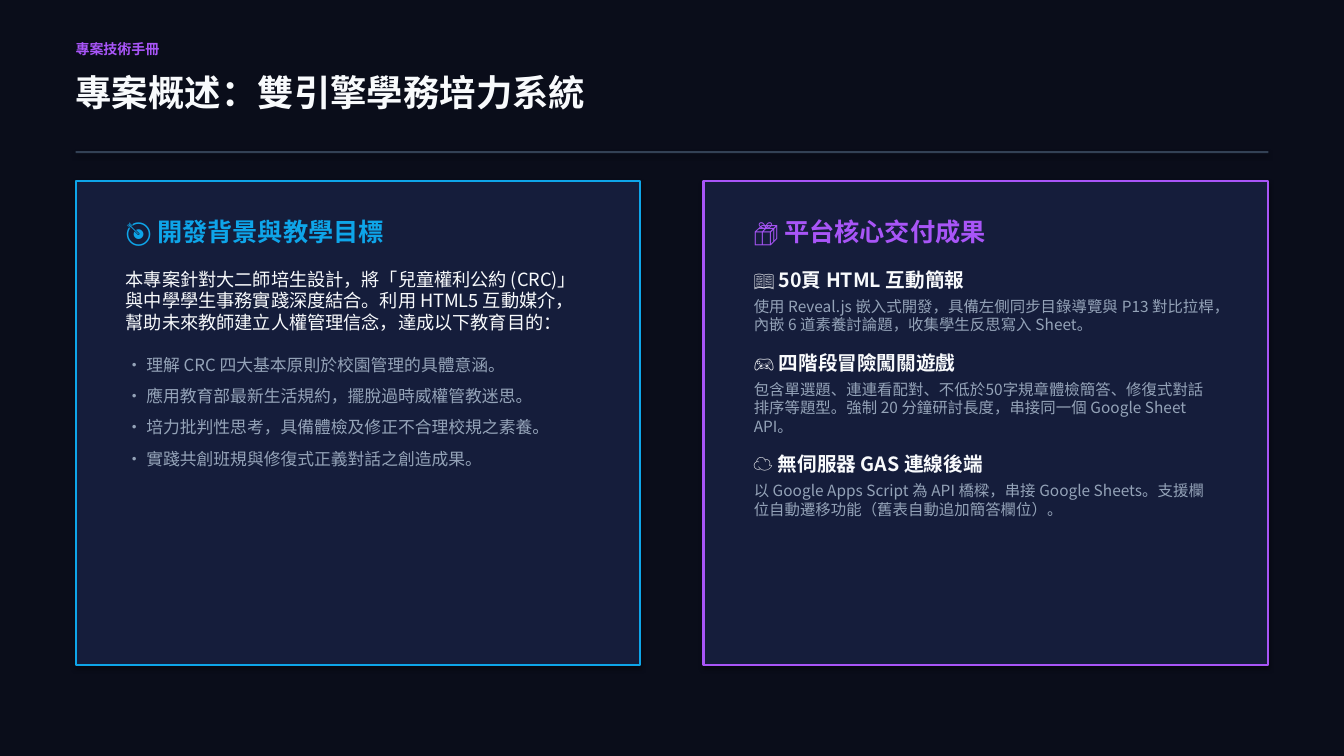
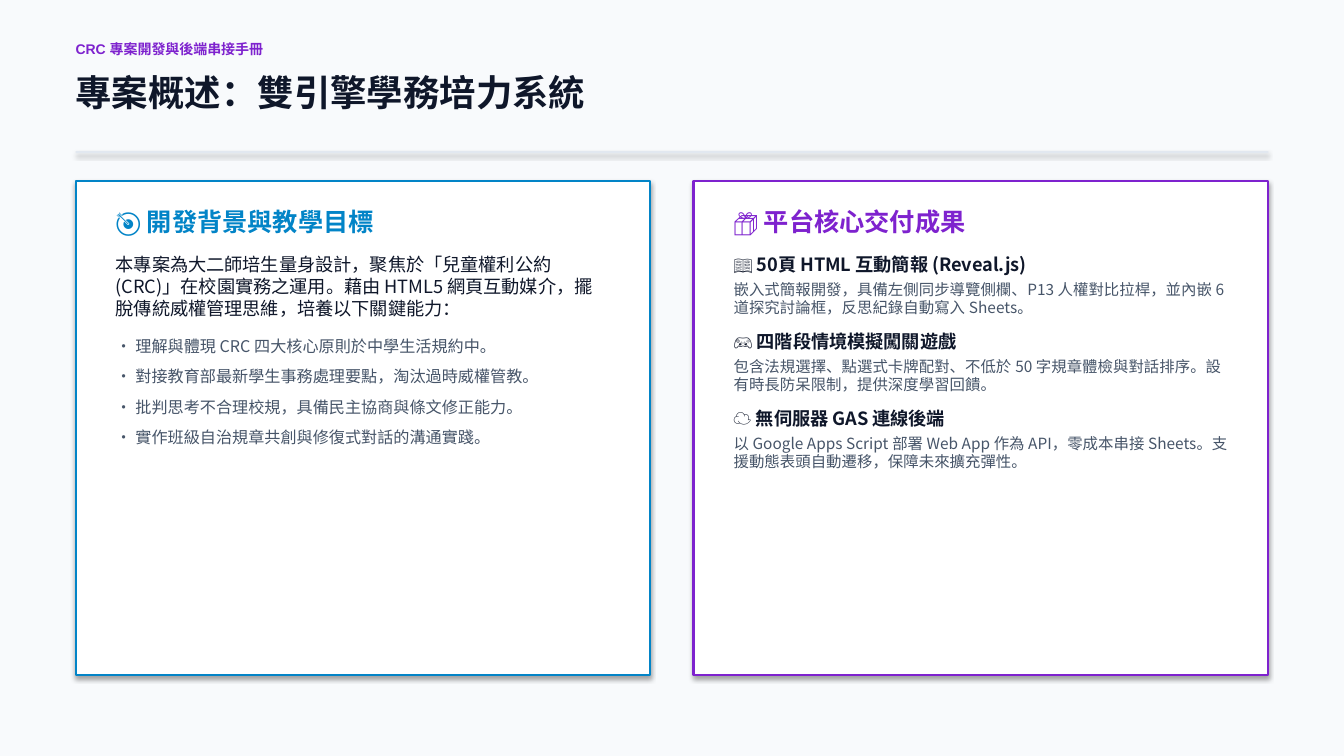
Before and after one commit to mchung2022/CRC2026, a slide deck: slide 2 of CRC_Project_Documentation.pptx. Drawn at 1344x756 pixels with LibreOffice and Linux fonts; fonts in the diff are those of the drawing. Boxes give left, top, right and bottom in pixels: in the first picture for what was removed or moved away, otherwise in the second. Text is boxed around its words. In the diff, an @@ line names an element or a change of style, - is before the commit and + after.

```diff
--- a/CRC_Project_Documentation.pptx
+++ b/CRC_Project_Documentation.pptx
@@ background #0A0D1A to #F8FAFC @@
@@ text at (x1=76, y1=40, x2=264, y2=58): text changed; text colour #A855F7 to #7E22CE @@
-專案技術手冊
+CRC 專案開發與後端串接手冊
@@ text "專案概述：雙引擎學務培力系統" at (x1=76, y1=75, x2=586, y2=110): text colour #F8FAFC to #0F172A @@
@@ rectangle at (x1=76, y1=151, x2=1268, y2=153): fill #334155 to #E2E8F0 @@
@@ rectangle resized from (x1=76, y1=181, x2=640, y2=665) to (x1=76, y1=181, x2=650, y2=676) @@
@@ rectangle at (x1=76, y1=181, x2=650, y2=676): fill #151D3B to #FFFFFF; outline #0EA5E9 1.5 pt to #0284C7 1.5 pt @@
@@ text "🎯 開發背景與教學目標" moved from (x1=126, y1=219, x2=576, y2=467) to (x1=116, y1=209, x2=592, y2=445) @@
@@ text at (x1=147, y1=209, x2=374, y2=234): text colour #0EA5E9 to #0284C7 in "🎯 開發背景與教學目標"; less space between paragraphs @@
@@ rectangle resized from (x1=704, y1=181, x2=1268, y2=665) to (x1=694, y1=181, x2=1268, y2=676) @@
@@ rectangle at (x1=694, y1=181, x2=1268, y2=676): fill #151D3B to #FFFFFF; outline #A855F7 1.5 pt to #7E22CE 1.5 pt @@
@@ text "📦 平台核心交付成果" moved from (x1=754, y1=219, x2=1204, y2=516) to (x1=734, y1=209, x2=1227, y2=469) @@
@@ text at (x1=756, y1=209, x2=966, y2=431): text colour #A855F7 to #7E22CE in "📦 平台核心交付成果"; size 14 to 13 pt, text colour #F8FAFC to #0F172A in "☁️ 無伺服器 GAS 連線後端"; less space between paragraphs @@
@@ text at (x1=116, y1=255, x2=592, y2=445): text changed; size 12 to 11.5 pt; text colour #94A3B8 to #475569 @@
-本專案針對大二師培生設計，將「兒童權利公約 (CRC)」與中學學生事務實踐深度結合。利用 HTML5 互動媒介，幫助未來教師建立人權管理信念，達成以下教育目的：
-• 理解 CRC 四大基本原則於校園管理的具體意涵。
-• 應用教育部最新生活規約，擺脫過時威權管教迷思。
-• 培力批判性思考，具備體檢及修正不合理校規之素養。
-• 實踐共創班規與修復式正義對話之創造成果。
+本專案為大二師培生量身設計，聚焦於「兒童權利公約 (CRC)」在校園實務之運用。藉由 HTML5 網頁互動媒介，擺脫傳統威權管理思維，培養以下關鍵能力：
+• 理解與體現 CRC 四大核心原則於中學生活規約中。
+• 對接教育部最新學生事務處理要點，淘汰過時威權管教。
+• 批判思考不合理校規，具備民主協商與條文修正能力。
+• 實作班級自治規章共創與修復式對話的溝通實踐。
@@ text at (x1=734, y1=253, x2=1225, y2=392): text changed; text colour #94A3B8 to #475569 @@
-📖 50頁 HTML 互動簡報
-使用 Reveal.js 嵌入式開發，具備左側同步目錄導覽與 P13 對比拉桿，內嵌 6 道素養討論題，收集學生反思寫入 Sheet。
-🎮 四階段冒險闖關遊戲
-包含單選題、連連看配對、不低於50字規章體檢簡答、修復式對話排序等題型。強制 20 分鐘研討長度，串接同一個 Google Sheet API。
+📖 50頁 HTML 互動簡報 (Reveal.js)
+嵌入式簡報開發，具備左側同步導覽側欄、P13 人權對比拉桿，並內嵌 6 道探究討論框，反思紀錄自動寫入 Sheets。
+🎮 四階段情境模擬闖關遊戲
+包含法規選擇、點選式卡牌配對、不低於 50 字規章體檢與對話排序。設有時長防呆限制，提供深度學習回饋。
@@ text at (x1=734, y1=436, x2=1227, y2=469): text changed; text colour #94A3B8 to #475569 @@
-以 Google Apps Script 為 API 橋樑，串接 Google Sheets。支援欄位自動遷移功能（舊表自動追加簡答欄位）。
+以 Google Apps Script 部署 Web App 作為 API，零成本串接 Sheets。支援動態表頭自動遷移，保障未來擴充彈性。
```
Also in this commit, not shown: 8 other slides changed, 1 slide added.
